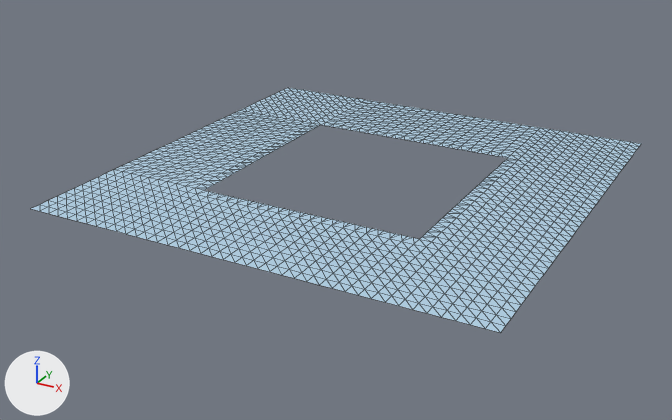
The glTF model assets/models/water-swell-48-mid.glb as it was, and as the next commit left it.
Both versions are drawn from a 50 mm lens placed at (2252.0, -4409.0, 1941.0), pointed at (-92.0, -146.0, -191.0). Every picture has the same lights, and +X, +Y and +Z are marked at lower left. The first picture is the older version. Mesh edges are drawn as thin lines.

The first picture shows 'SwellMid'.
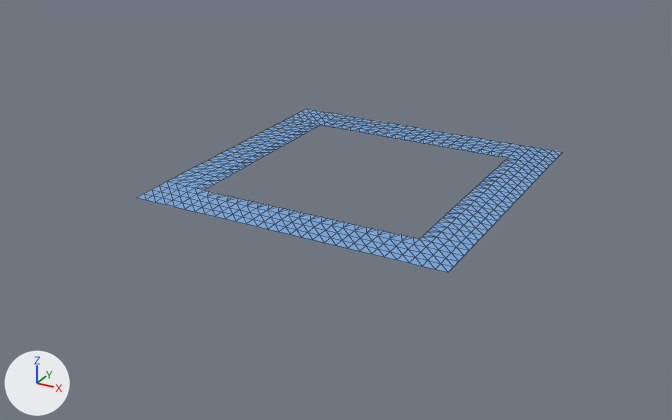
Changed parts and their boxes [x1, y1, x2, y2] in the pictures (672 x 420 px):
'SwellMid', recoloured, reshaped (30% narrower, 33% shorter)
    before: [31, 88, 641, 333]
    after: [137, 109, 562, 272]
part 1 of me_swellmid, deleted (blue)
    before: [31, 88, 641, 333]

The change, as a list of edits to the scene's bpy script:
```text
Change mat_sea:
    mat_sea.base_color: (0.46, 0.66, 0.82) -> (0.2, 0.4, 0.74)  # blue #b5d4ea -> blue #7caadf
Change me_swellmid:
    used by ob_swellmid; location = (0.0, 0.0, 0.0)
    remove me_swellmid.from_pydata(...)  # 1400 vertices, 2480 faces; spans x -1280.0..1280.0, y -1280.0..1280.0, z 0.0
    add me_swellmid.from_pydata(...)  # 560 vertices, 848 faces; spans x -896.0..896.0, y -896.0..896.0, z 0.0
    me_swellmid part 1: 840 vertices removed from x -1280.0..1280.0, y -1280.0..1280.0, z 0.0
```
